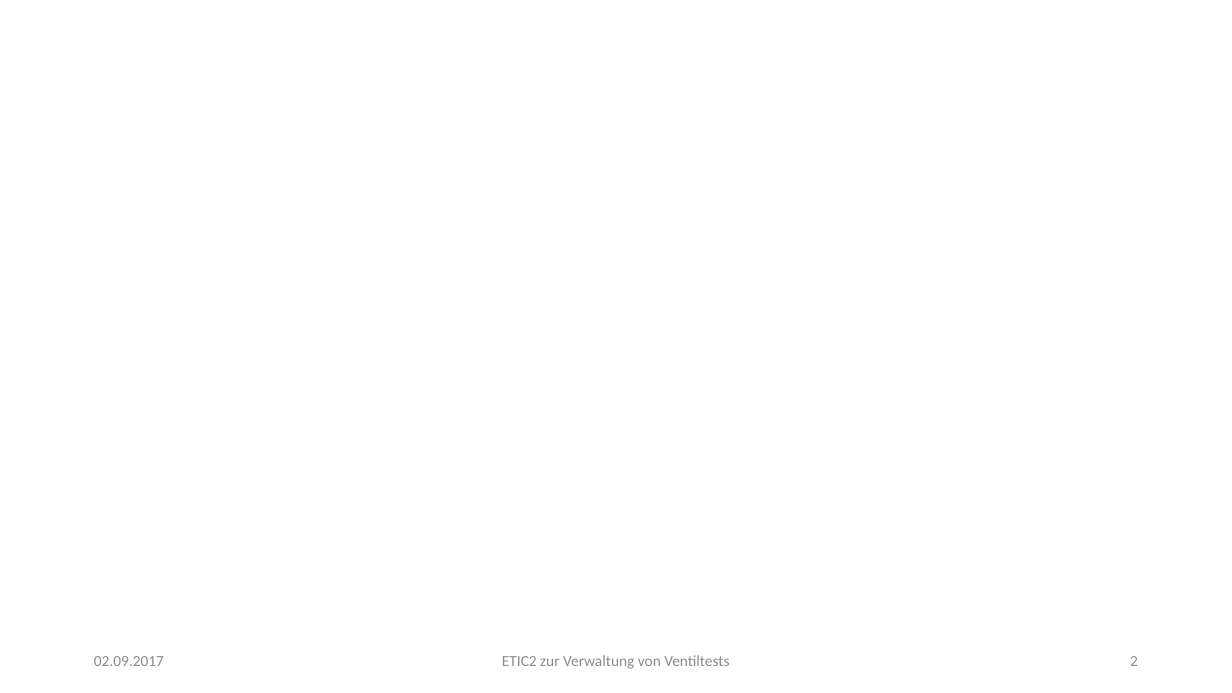
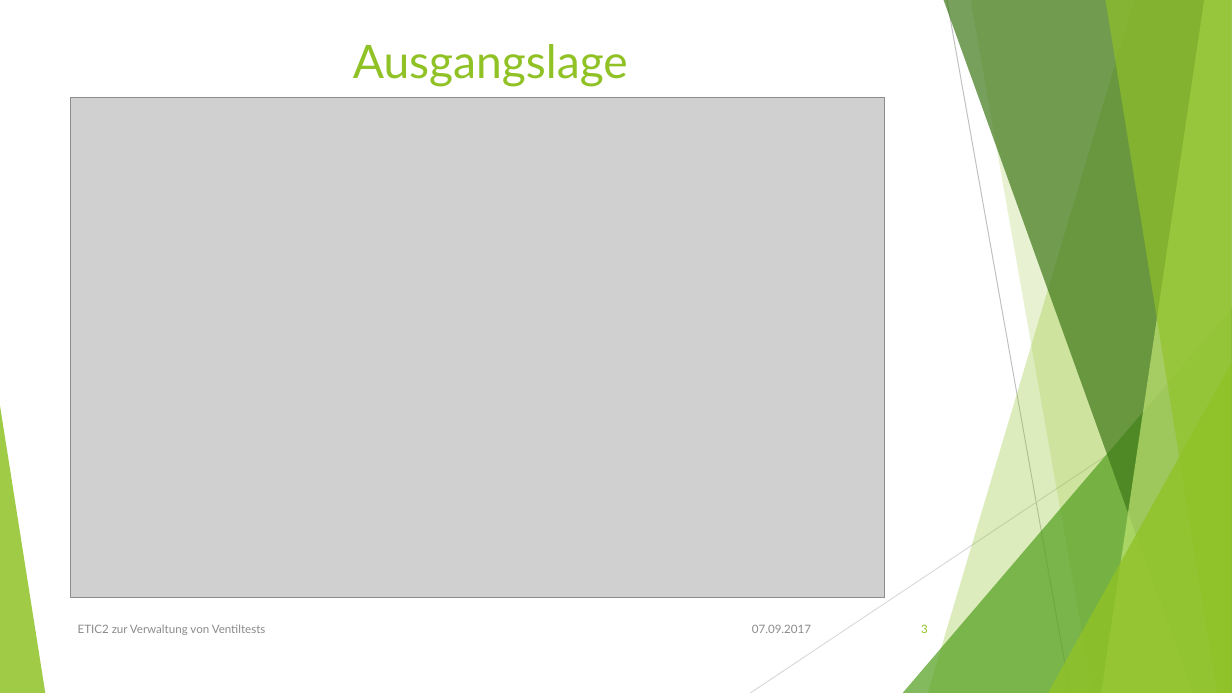
Before and after one commit to stuckiandreas/Masterarbeit, a slide deck: slide 3 of Präsentation/ETIC2 zur Verwaltung von Ventiltests.pptx (slide 2 before the commit). Drawn at 1232x693 pixels with LibreOffice and Linux fonts; fonts in the diff are those of the drawing; grey boxes stand for pictures. Boxes give left, top, right and bottom in pixels: in the first picture for what was removed or moved away, otherwise in the second. Text is boxed around its words. In the diff, an @@ line names an element or a change of style, - is before the commit and + after.

```diff
--- a/Präsentation/ETIC2 zur Verwaltung von Ventiltests.pptx
+++ b/Präsentation/ETIC2 zur Verwaltung von Ventiltests.pptx
@@ title added at [353, 44, 628, 86], 36 pt, text #90C226 @@
+Ausgangslage
@@ picture added at [70, 98, 885, 598] @@
@@ group added at [0, 0, 1232, 693]: 5 freeform shapes, 3 triangles, 2 lines @@
@@ text "ETIC2 zur Verwaltung von Ventiltests": place and size @@
-text "ETIC2 zur Verwaltung von Ventiltests" at [502, 655, 729, 669]
+text "ETIC2 zur Verwaltung von Ventiltests" at [78, 624, 266, 635]
@@ text "ETIC2 zur Verwaltung von Ventiltests" at [78, 624, 266, 635]: size 12 to 9 pt, font Calibri to Lato; alignment centre to left @@
@@ text at [752, 625, 811, 633]: text changed; size 12 to 9 pt; font Calibri to Lato @@
-02.09.2017
+07.09.2017
@@ page number added at [921, 624, 928, 633], 9 pt, text #90C226 @@
+3
@@ page number removed at [1130, 656, 1138, 666] @@
-2
```
Also in this commit, not shown: 1 other slide changed, 7 slides added.
